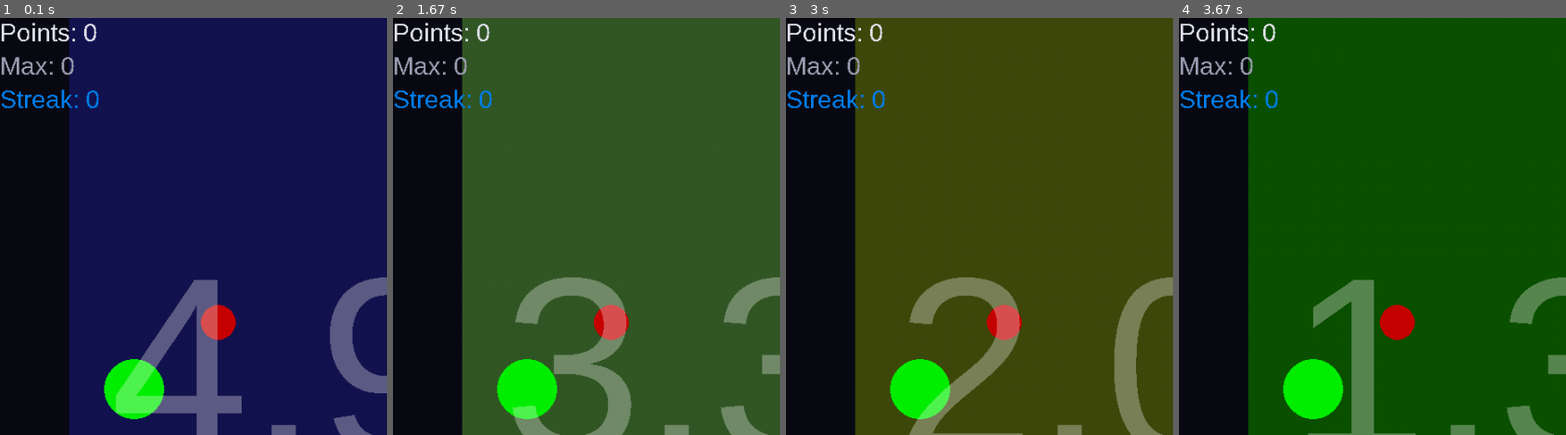
Above: before the commit, frames 1-4 (left to right).
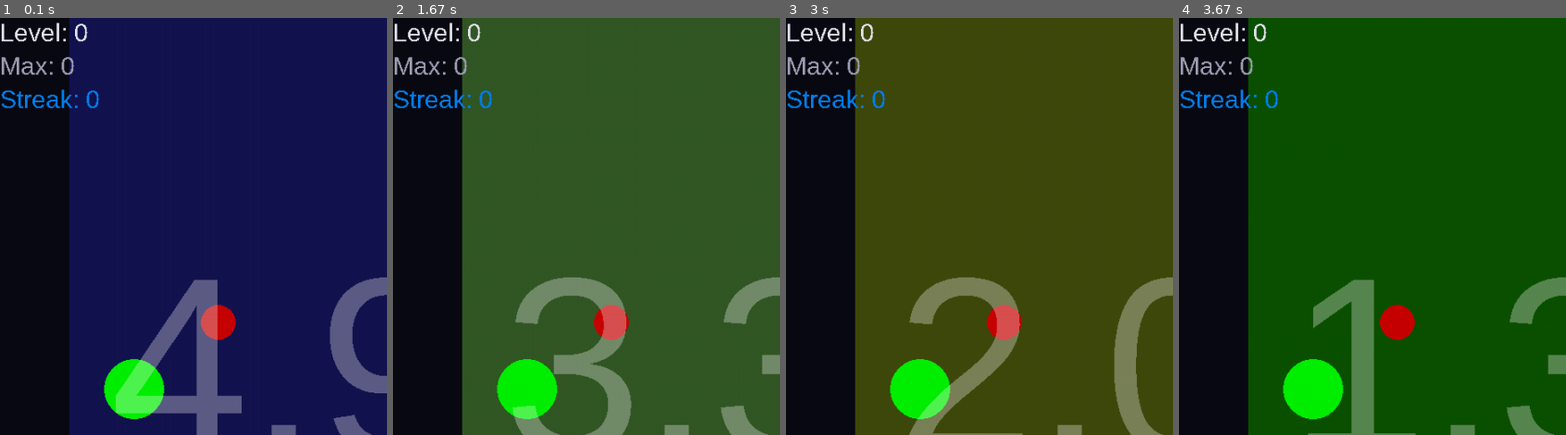
Above: after the commit, the same moments.

Repository: LukerMaster/GreenFast
Game: pygame game, started from main.py
Two runs of this game, one before a commit and one after it. Both use one fixed random seed, a clock stepped at 60 frames per second and the inputs below.
Inputs:
- Up to frame 1 (0.1 s): no input
- Up to frame 2 (1.67 s): hold Right 0.33-0.8 s; hold Up 0.83-1.13 s; hold Right 1.17-1.63 s
- Up to frame 3 (3 s): hold Left 1.67-2.2 s; hold Down 2.23-2.53 s; hold Left 2.57-2.97 s
- Up to frame 4 (3.67 s): hold Up 3-3.37 s; hold Right from 3.4 s (still down)
The pictures show only the part of the screen within x 0-50%, y 0-50%; the shares and areas given below are measured in that part.

The runs differ from the first frame. In frame 1, 0.5% of the frame differs, in the area x 0-26%, y 1-6%; in frame 2, 0.5%; in frame 3, 0.5%; in frame 4, 0.5%.

Commit message:
Change points to level in display

Diff:
--- a/PygameRenderer/pyrenderer.py
+++ b/PygameRenderer/pyrenderer.py
@@ -46,7 +46,7 @@
             self.color = (random.randint(0, 90), random.randint(0, 90), random.randint(0, 90))
 
         # Prepare points and labels
-        points_surface = self.myfont.render(f"Points: {str(self.game.points)}", False, (230, 230, 240, 150))
+        points_surface = self.myfont.render(f"Level: {str(self.game.points)}", False, (230, 230, 240, 150))
         max_points_surface = self.myfont.render(f"Max: {str(self.game.peak_points)}", False, (160, 160, 180, 100))
         streak_color = (255, 240, 0)
         if self.game.streak <= 0:
